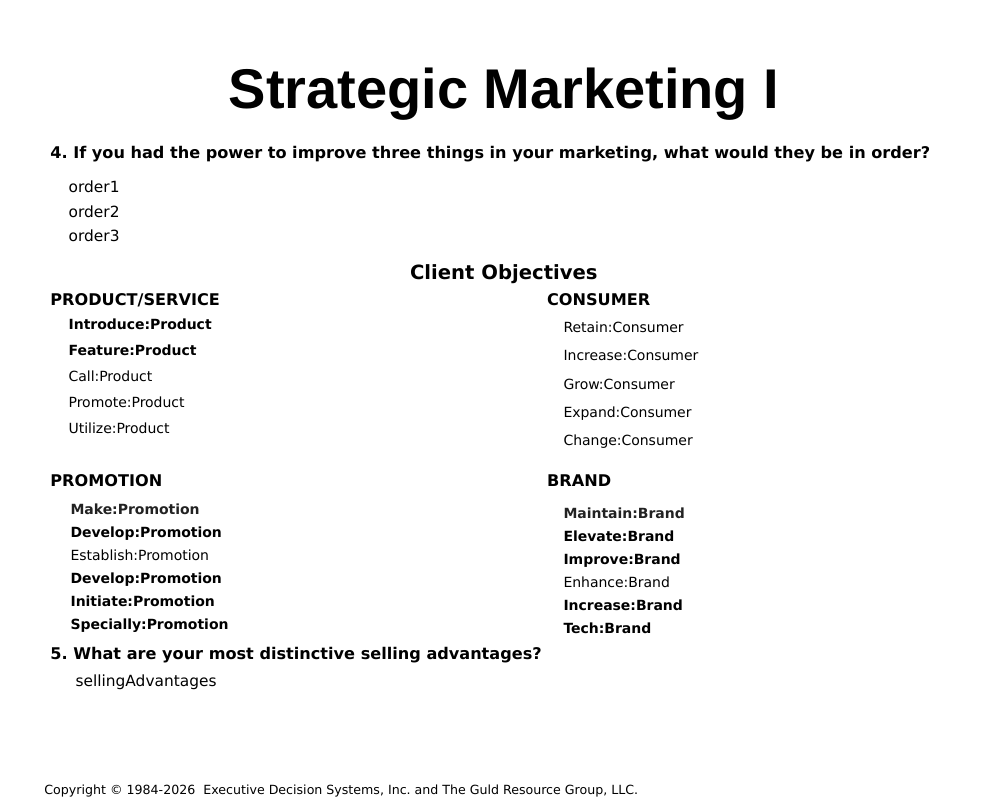
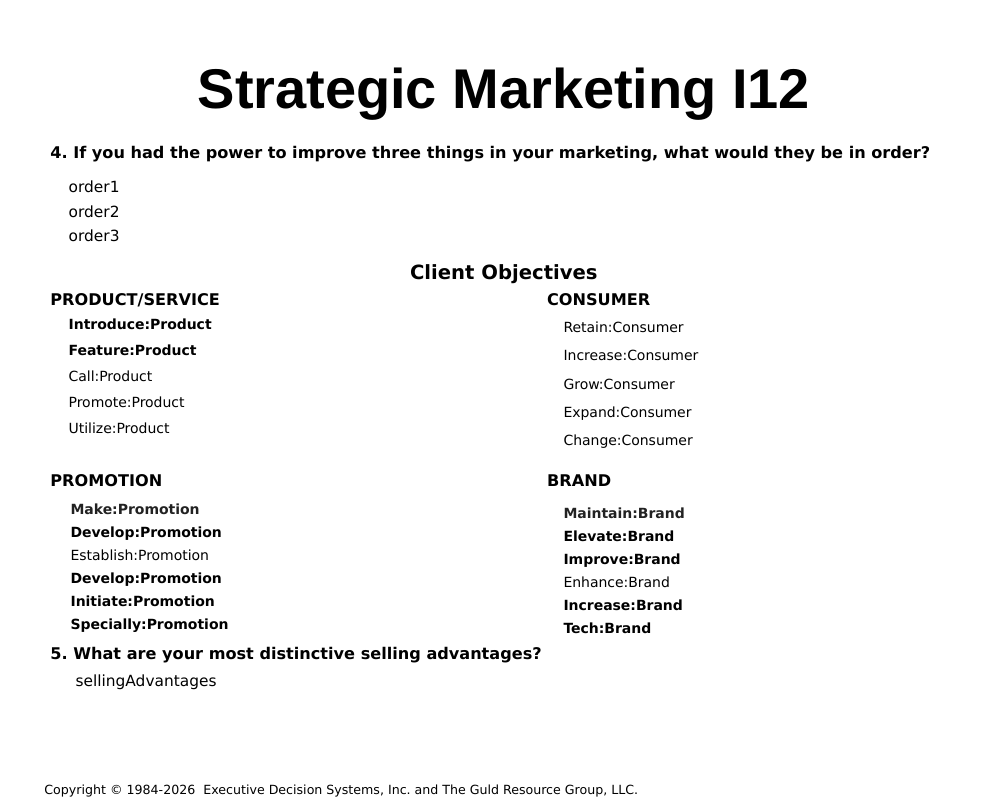
Before and after one commit to hintonandrew510/wizardfrontend, a slide deck: slide 4 of mavenprojectSCR/src/main/resources/powerpointtemplate/tv.pptx. Drawn at 1008x806 pixels with LibreOffice and Linux fonts; fonts in the diff are those of the drawing; background and template pictures are left out. Boxes give left, top, right and bottom in pixels: in the first picture for what was removed or moved away, otherwise in the second. Text is boxed around its words. In the diff, an @@ line names an element or a change of style, - is before the commit and + after.

```diff
--- a/mavenprojectSCR/src/main/resources/powerpointtemplate/tv.pptx
+++ b/mavenprojectSCR/src/main/resources/powerpointtemplate/tv.pptx
@@ title at (198,67,810,118): text changed @@
-Strategic Marketing I
+Strategic Marketing I12
```
Also in this commit, not shown: 1 other slide changed, 24 other files.
